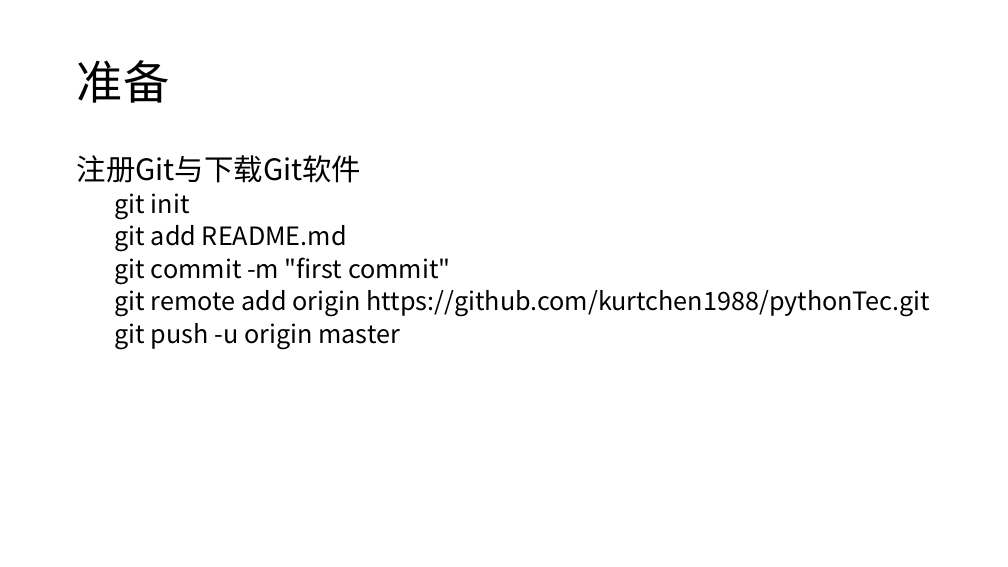
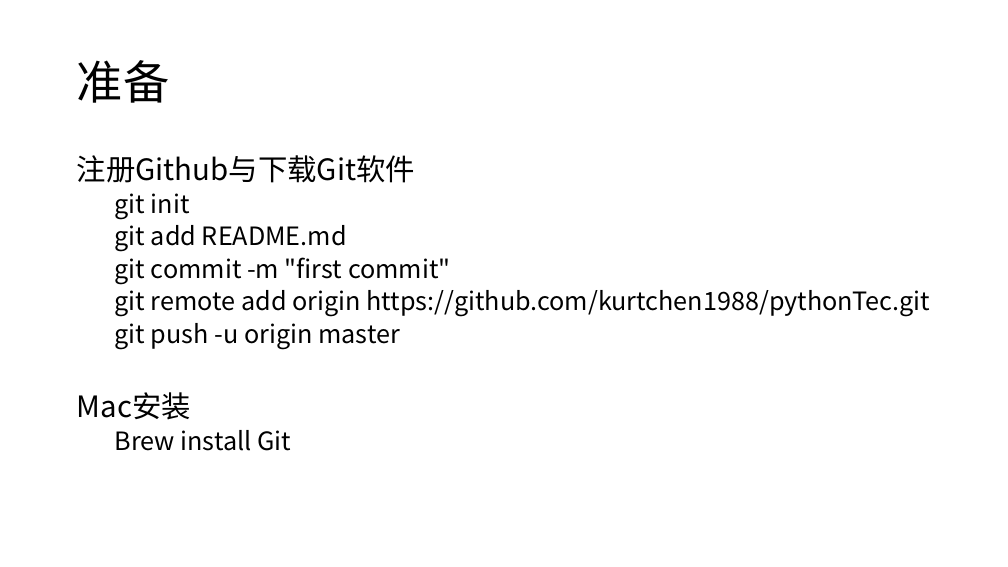
Before and after one commit to kurtchen1988/pythonTec, a slide deck: slide 3 of PPT/Python01.pptx. Drawn at 1008x567 pixels with LibreOffice and Linux fonts; fonts in the diff are those of the drawing. Boxes give left, top, right and bottom in pixels: in the first picture for what was removed or moved away, otherwise in the second. Text is boxed around its words. In the diff, an @@ line names an element or a change of style, - is before the commit and + after.

```diff
--- a/PPT/Python01.pptx
+++ b/PPT/Python01.pptx
@@ text at [77, 155, 415, 183]: text changed @@
-注册Git与下载Git软件
+注册Github与下载Git软件
@@ text at [77, 392, 291, 451]: paragraphs added @@
+Mac安装
+  Brew install Git
```
Also in this commit, not shown: 1 other file.
